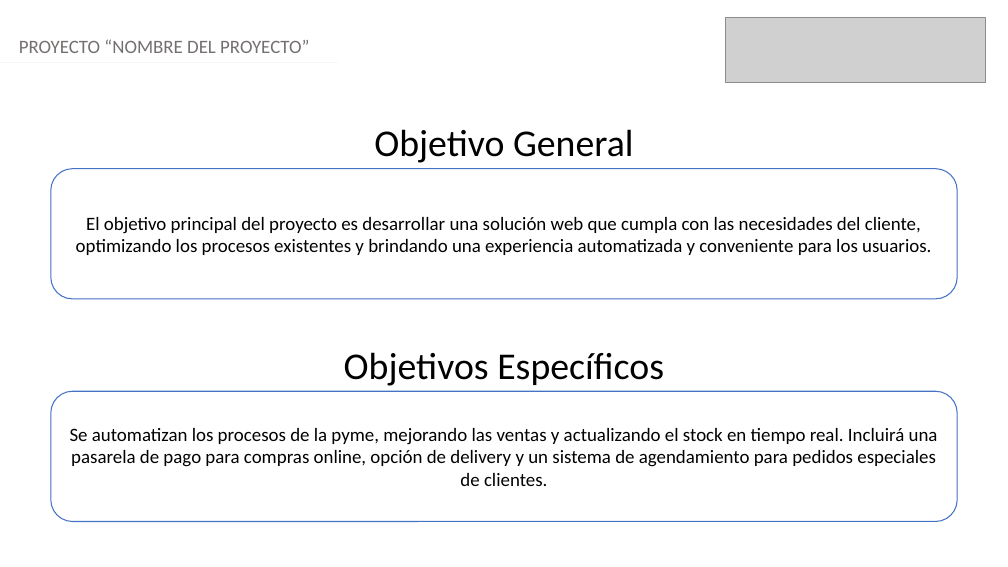
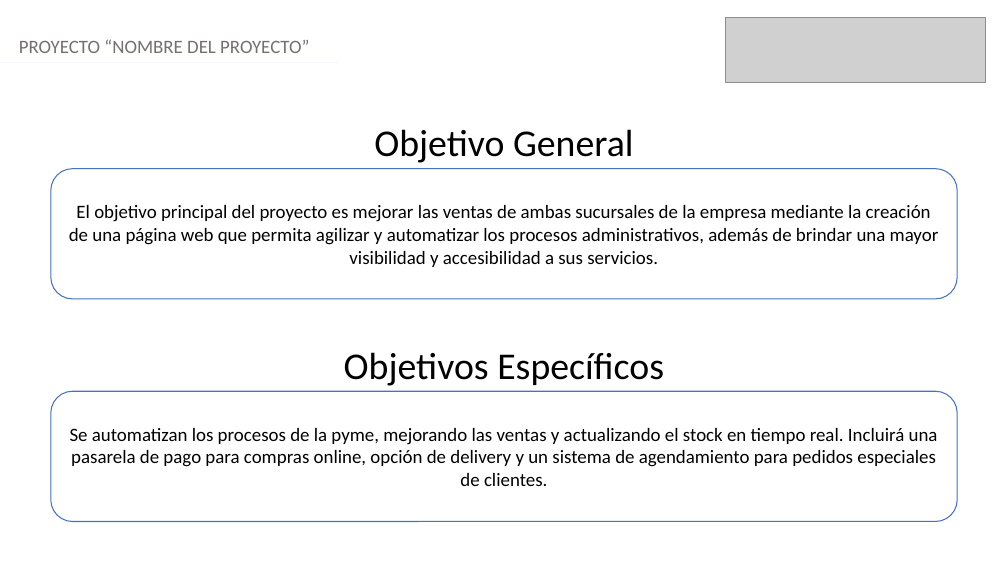
Before and after one commit to Tizz27/2024_2_Po_03D_Capstone_Grupo_4, a slide deck: slide 4 of Fase 2/Evidencias proyecto/Presentacion Final Arte en Masa.pptx. Drawn at 1008x567 pixels with LibreOffice and Linux fonts; fonts in the diff are those of the drawing; grey boxes stand for pictures. Boxes give left, top, right and bottom in pixels: in the first picture for what was removed or moved away, otherwise in the second. Text is boxed around its words. In the diff, an @@ line names an element or a change of style, - is before the commit and + after.

```diff
--- a/Fase 2/Evidencias proyecto/Presentacion Final Arte en Masa.pptx
+++ b/Fase 2/Evidencias proyecto/Presentacion Final Arte en Masa.pptx
@@ text in rounded rectangle at box(69, 205, 939, 267): text changed @@
-El objetivo principal del proyecto es desarrollar una solución web que cumpla con las necesidades del cliente, optimizando los procesos existentes y brindando una experiencia automatizada y conveniente para los usuarios.
+El objetivo principal del proyecto es mejorar las ventas de ambas sucursales de la empresa mediante la creación de una página web que permita agilizar y automatizar los procesos administrativos, además de brindar una mayor visibilidad y accesibilidad a sus servicios.
```
Also in this commit, not shown: 6 other slides changed, 6 other files.
